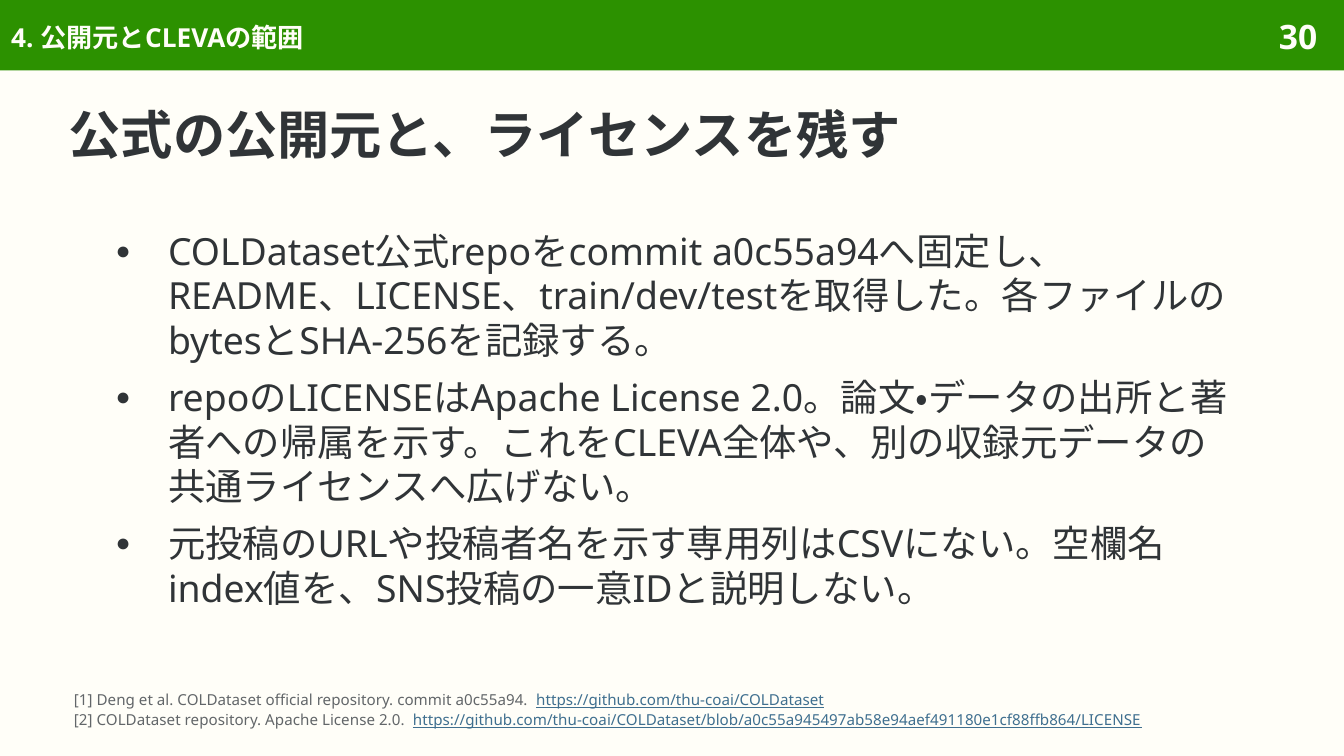
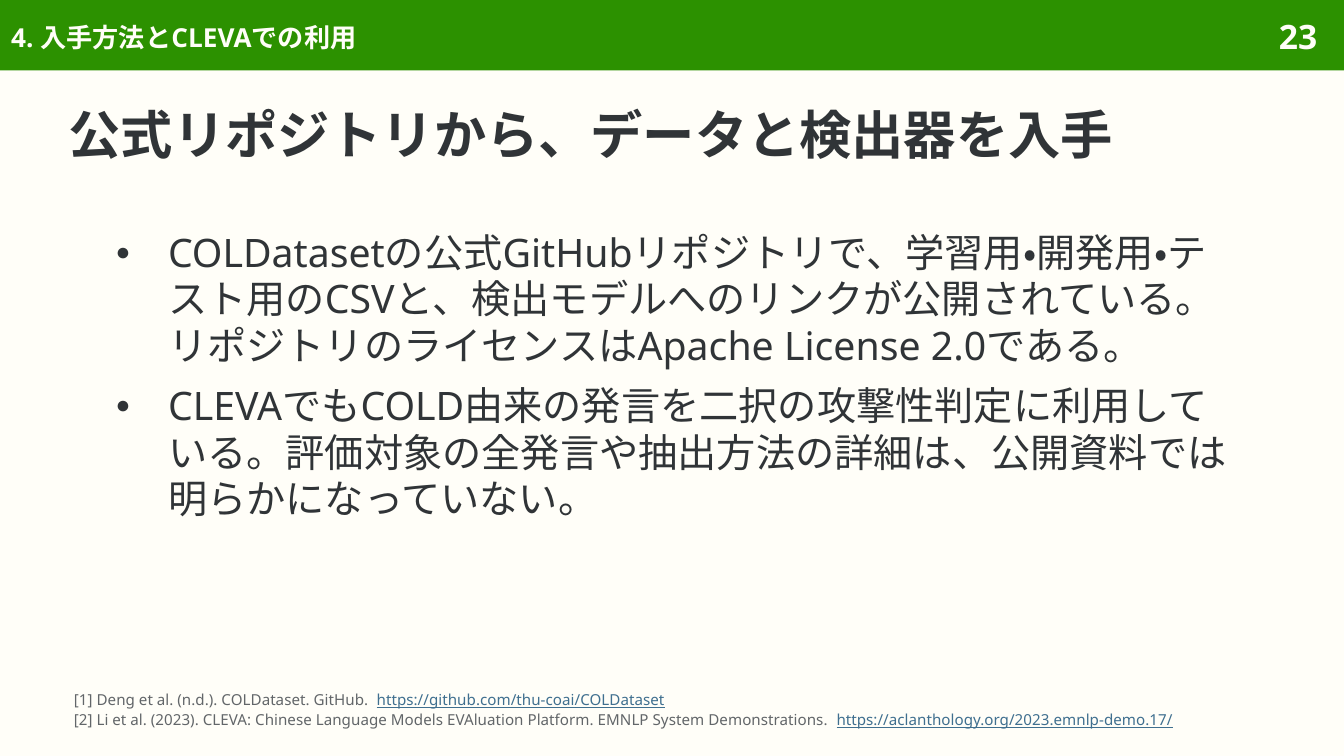
Before and after one commit to sasakiy84/datasets-in-10-minutes, a slide deck: slide 23 of slides/datasets-in-10-minutes-cold.pptx (slide 30 before the commit). Drawn at 1344x756 pixels with LibreOffice and Linux fonts; fonts in the diff are those of the drawing. Boxes give left, top, right and bottom in pixels: in the first picture for what was removed or moved away, otherwise in the second. Text is boxed around its words. In the diff, an @@ line names an element or a change of style, - is before the commit and + after.

Commit message:
Rewrite COLD Japanese and focus the offensive-language dataset overview on readers

```diff
--- a/slides/datasets-in-10-minutes-cold.pptx
+++ b/slides/datasets-in-10-minutes-cold.pptx
@@ title at (x1=11, y1=24, x2=356, y2=50): text changed @@
-4. 公開元とCLEVAの範囲
+4. 入手方法とCLEVAでの利用
@@ page number at (x1=1279, y1=24, x2=1317, y2=50): text changed @@
-30
+23
@@ title at (x1=69, y1=108, x2=1113, y2=159): text changed @@
-公式の公開元と、ライセンスを残す
+公式リポジトリから、データと検出器を入手
@@ text at (x1=168, y1=234, x2=1226, y2=516): text changed; size 20 to 21 pt @@
-● COLDataset公式repoをcommit a0c55a94へ固定し、README、LICENSE、train/dev/testを取得した。各ファイルのbytesとSHA-256を記録する。
-● repoのLICENSEはApache License 2.0。論文・データの出所と著者への帰属を示す。これをCLEVA全体や、別の収録元データの共通ライセンスへ広げない。
-● 元投稿のURLや投稿者名を示す専用列はCSVにない。空欄名index値を、SNS投稿の一意IDと説明しない。
+● COLDatasetの公式GitHubリポジトリで、学習用・開発用・テスト用のCSVと、検出モデルへのリンクが公開されている。リポジトリのライセンスはApache License 2.0である。
+● CLEVAでもCOLD由来の発言を二択の攻撃性判定に利用している。評価対象の全発言や抽出方法の詳細は、公開資料では明らかになっていない。
@@ text at (x1=74, y1=693, x2=1173, y2=729): text changed; text colour #3F6F8F to #626669 @@
-[1] Deng et al. COLDataset official repository. commit a0c55a94. https://github.com/thu-coai/COLDataset
-[2] COLDataset repository. Apache License 2.0. https://github.com/thu-coai/COLDataset/blob/a0c55a945497ab58e94aef491180e1cf88ffb864/LICENSE
+[1] Deng et al. (n.d.). COLDataset. GitHub. https://github.com/thu-coai/COLDataset
+[2] Li et al. (2023). CLEVA: Chinese Language Models EVAluation Platform. EMNLP System Demonstrations. https://aclanthology.org/2023.emnlp-demo.17/
```
Also in this commit, not shown: 39 other slides changed, 6 slides added, 20 slides removed, 40 other files.
